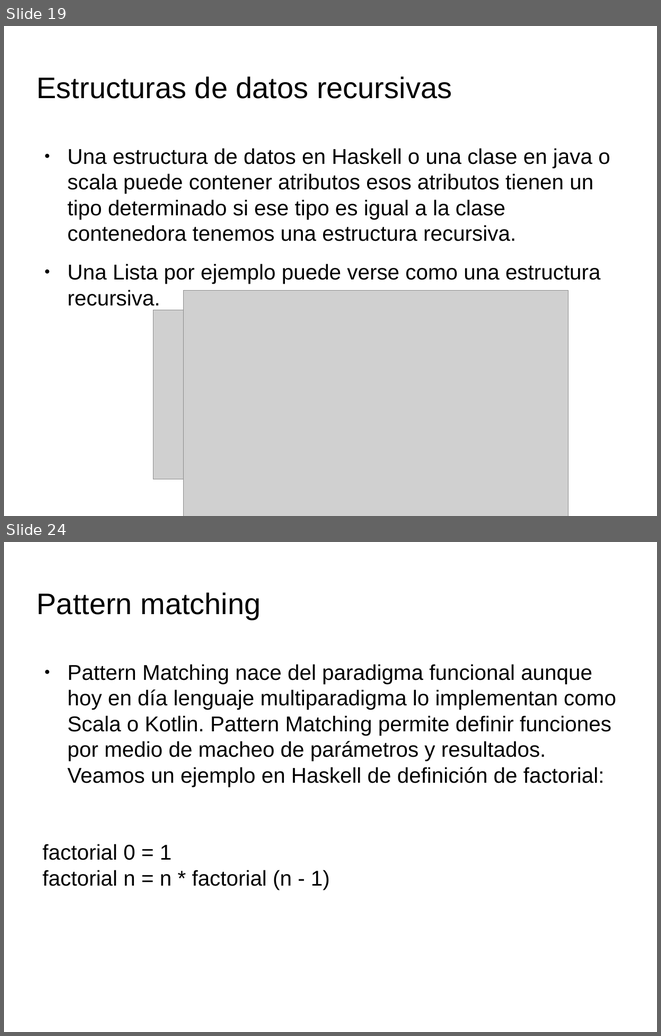
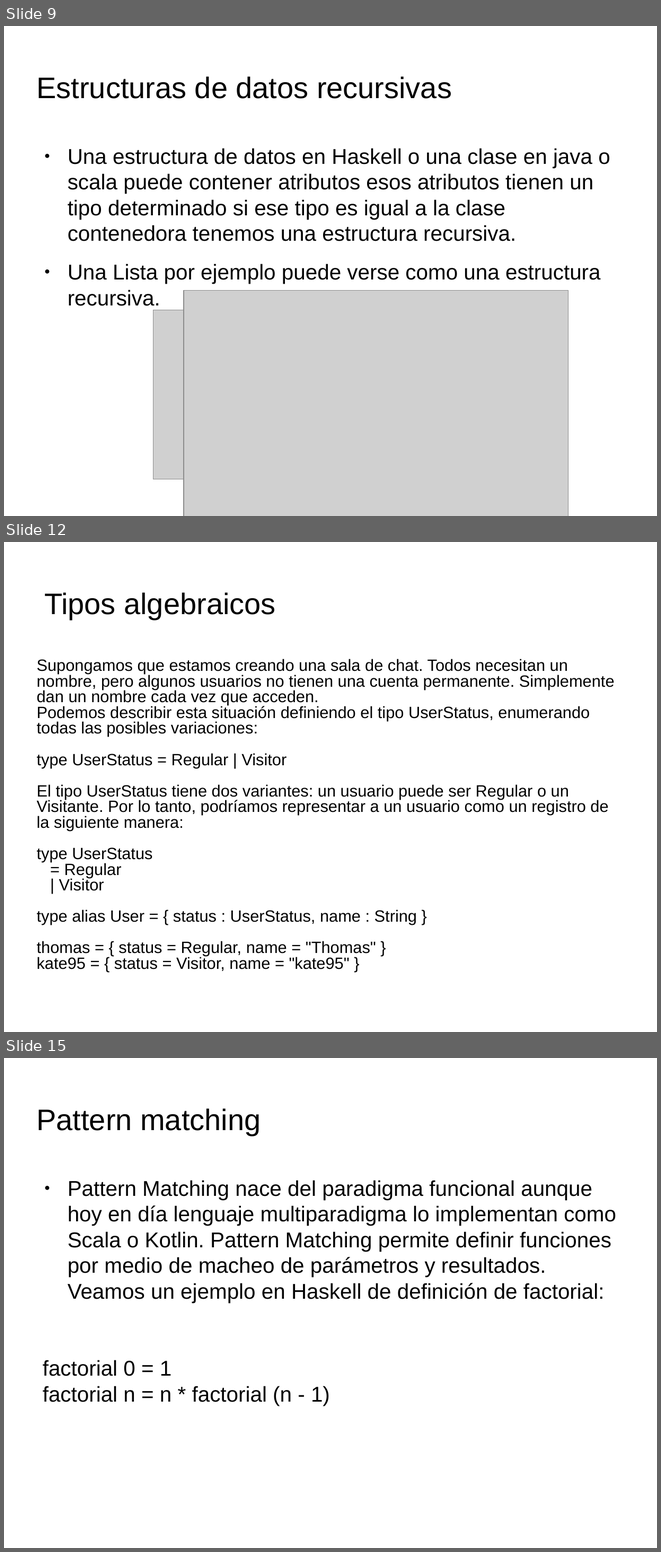
Before and after one commit to Agustin-Nicolas-Torres/paradigmaUAP2025, a slide deck: funcional/clase3.pptx. Shown one above the other, each under a label of ours: slides 19 and 24 before the commit, slides 9, 12 and 15 after it; the slides between them are not shown. The pictures are 661x1036 and 661x1552 pixels, drawn with LibreOffice and Linux fonts; fonts in the diff are those of the drawing; grey boxes stand for pictures; background and template pictures are left out. Boxes give left, top, right and bottom in pixels: in the first picture for what was removed or moved away, otherwise in the second. Text is boxed around its words. In the diff, an @@ line names an element or a change of style, - is before the commit and + after.

```diff
--- a/funcional/clase3.pptx
+++ b/funcional/clase3.pptx
@@ slide 12 added at box(4, 542, 657, 1032), background picture (left out) @@
@@ text added at box(44, 592, 275, 619), 32.7 pt, text #000000 @@
+Tipos algebraicos
@@ text added at box(37, 659, 615, 971), 18 pt, text #000000 @@
+Supongamos que estamos creando una sala de chat. Todos necesitan un nombre, pero algunos usuarios no tienen una cuenta permanente. Simplemente dan un nombre cada vez que acceden.
+Podemos describir esta situación definiendo el tipo UserStatus, enumerando todas las posibles variaciones:
+type UserStatus = Regular | Visitor
+El tipo UserStatus tiene dos variantes: un usuario puede ser Regular o un Visitante. Por lo tanto, podríamos representar a un usuario como un registro de la siguiente manera:
+type UserStatus
+= Regular
+| Visitor
+type alias User = { status : UserStatus, name : String }
+thomas = { status = Regular, name = "Thomas" }
+kate95 = { status = Visitor, name = "kate95" }
@@ what was slide 19 is now slide 9 @@
@@ what was slide 24 is now slide 15 @@
```
Also in this commit, not shown: 2 slides changed, 7 other slides added, 21 slides removed, 1 other file.
